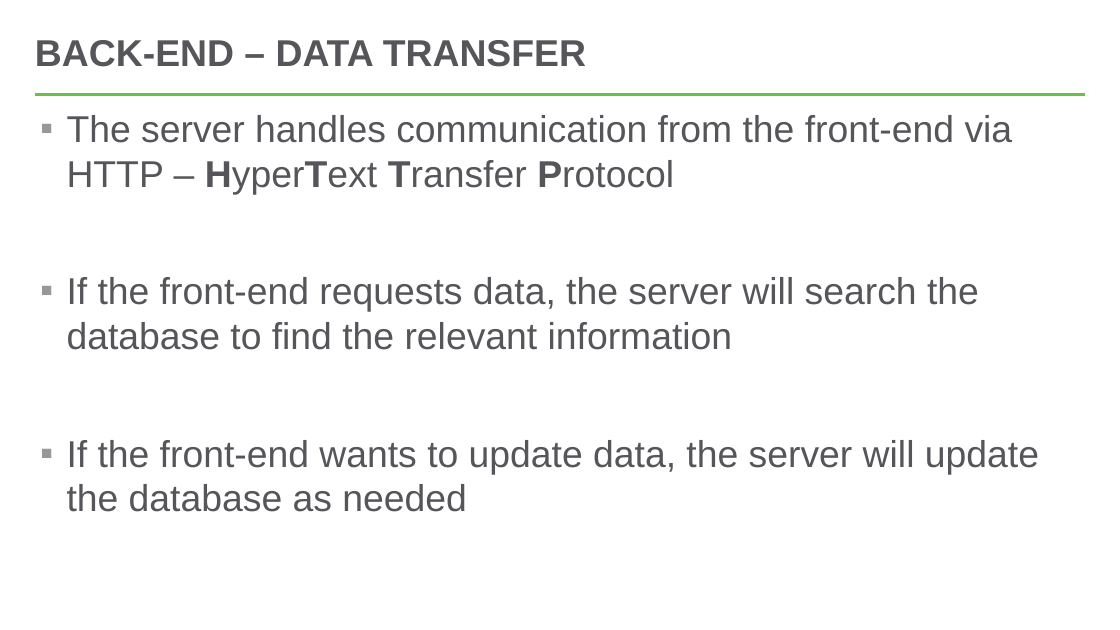
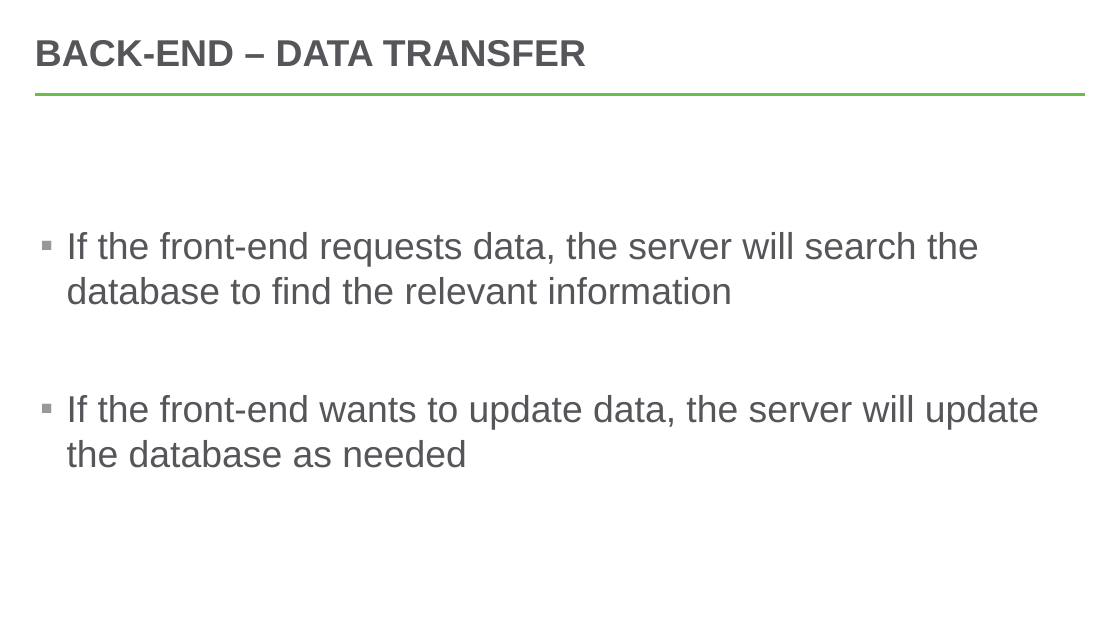
Before and after one commit to hytechclub/web-201, a slide deck: slide 11 of FullStackOverview/FullStackOverview.pptx. Drawn at 1120x630 pixels with LibreOffice and Linux fonts; fonts in the diff are those of the drawing. Boxes give left, top, right and bottom in pixels: in the first picture for what was removed or moved away, otherwise in the second. Text is boxed around its words. In the diff, an @@ line names an element or a change of style, - is before the commit and + after.

Commit message:
full stack overview ppt update

```diff
--- a/FullStackOverview/FullStackOverview.pptx
+++ b/FullStackOverview/FullStackOverview.pptx
@@ text at (67, 115, 1013, 194): paragraph removed @@
-▪ The server handles communication from the front-end via HTTP – HyperText Transfer Protocol
```
